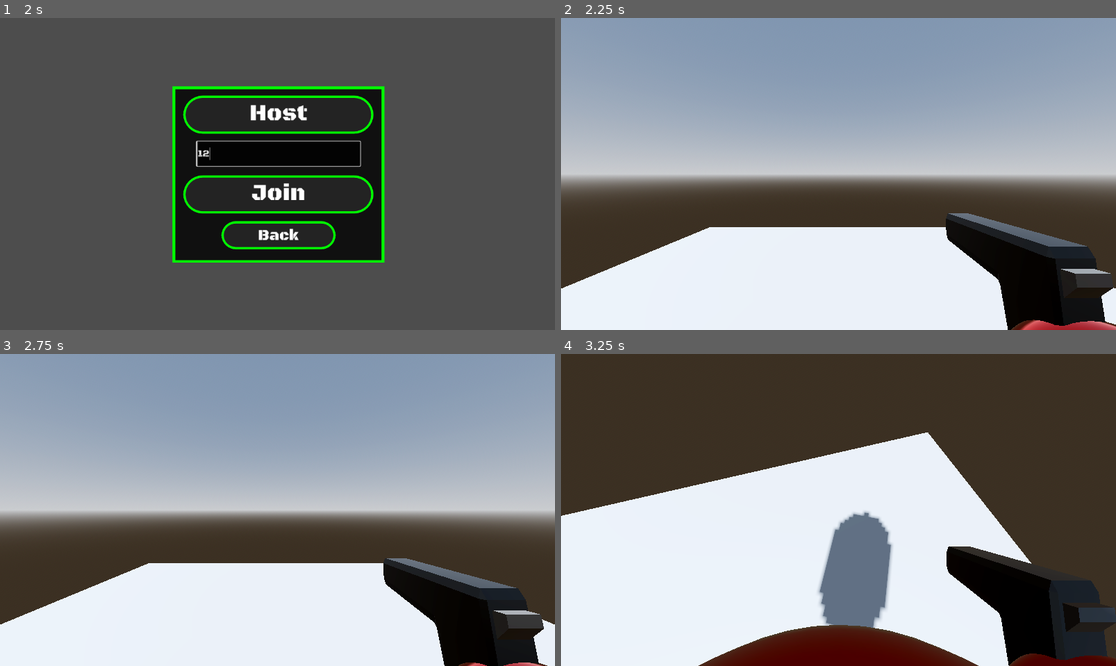
Above: before the commit, frames 1-4 (two rows, left to right).
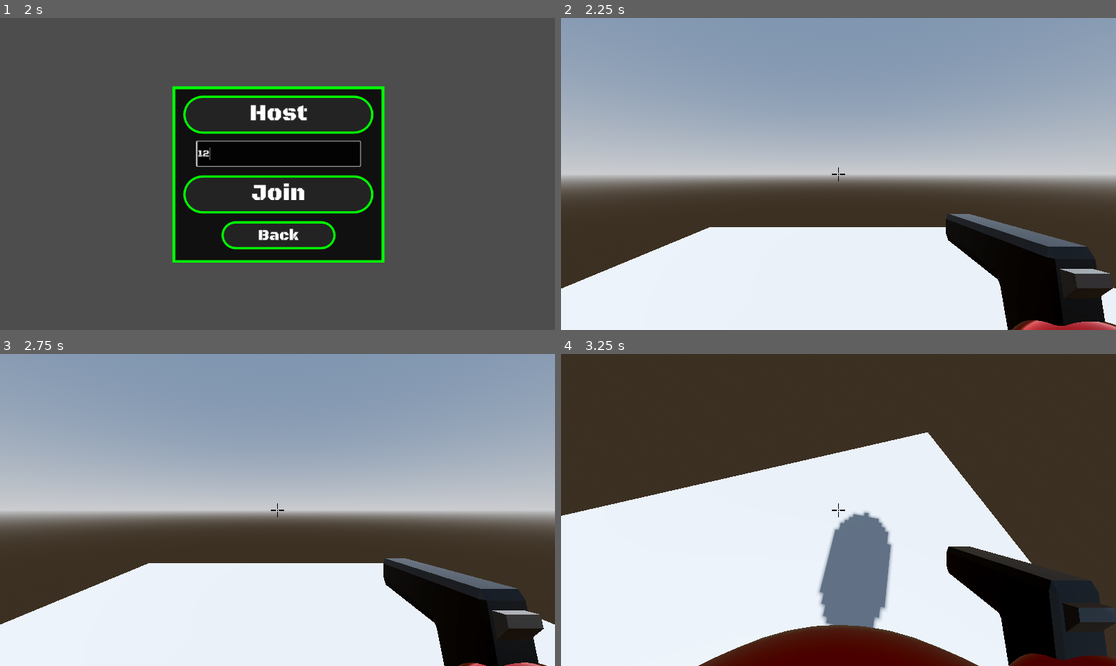
Above: after the commit, the same moments.

Repository: X-3maar/Online_Multiplayer
Game: Godot game, scene res://Scenes/main.tscn
Two runs of this game, one before a commit and one after it. Both use one fixed random seed, a clock stepped at 60 frames per second and the inputs below.
Inputs (mouse positions are in pixels of both pictures, inside the frame that each line leads up to):
- Up to frame 1 (2 s): click "Play" at 0.5 s; click (277, 152) at 1.27 s; type "12" at 1.35 s
- Up to frame 2 (2.25 s): click "Host" at 2 s
- Up to frame 3 (2.75 s): no input
- Up to frame 4 (3.25 s): tap Enter (ui_accept) at 2.75, 3.02 s; move the mouse to (866, 510) at 2.77 s; hold W (move_up) from 2.78 s (still down); click (866, 510) at 2.85 s

Frame 1 is identical in both runs. In frame 2, 0.1% of the frame differs, in the area x 48-100%, y 47-100%; in frame 3, 0.1%; in frame 4, less than 0.1%.

Commit message:
added some pvp stuff

Diff:
--- a/online-multiplayer/Scenes/player.tscn
+++ b/online-multiplayer/Scenes/player.tscn
@@ -2,6 +2,7 @@
 
 [ext_resource type="Script" uid="uid://blx0wdvqr1cre" path="res://Scripts/player.gd" id="1_v0iea"]
 [ext_resource type="Texture2D" uid="uid://bg8cdcr0kmixc" path="res://Assets/star_06.png" id="2_cvnsp"]
+[ext_resource type="Texture2D" uid="uid://di6p6mw0ohb3d" path="res://Assets/cross.png" id="3_6t5aa"]
 
 [sub_resource type="SceneReplicationConfig" id="SceneReplicationConfig_cvnsp"]
 properties/0/path = NodePath(".:position")
@@ -322,3 +323,26 @@
 
 [node name="AnimationPlayer" type="AnimationPlayer" parent="Camera/Hand" unique_id=1418887393]
 libraries/ = SubResource("AnimationLibrary_6t5aa")
+autoplay = &"idle"
+
+[node name="TextureRect" type="TextureRect" parent="Camera" unique_id=736881008]
+anchors_preset = 8
+anchor_left = 0.5
+anchor_top = 0.5
+anchor_right = 0.5
+anchor_bottom = 0.5
+offset_left = -14.0
+offset_top = -14.5
+offset_right = 14.0
+offset_bottom = 14.5
+grow_horizontal = 2
+grow_vertical = 2
+texture = ExtResource("3_6t5aa")
+expand_mode = 1
+
+[node name="RayCast3D" type="RayCast3D" parent="Camera" unique_id=721612231]
+transform = Transform3D(1, -7.1054274e-15, -7.1054274e-15, -7.1054274e-15, 1, 0, -7.1054274e-15, -6.211762e-22, 1, 0, 0, 0)
+target_position = Vector3(0, 0, -100)
+collision_mask = 2
+
+[connection signal="animation_finished" from="Camera/Hand/AnimationPlayer" to="." method="_on_animation_player_animation_finished"]
--- a/online-multiplayer/Scripts/player.gd
+++ b/online-multiplayer/Scripts/player.gd
@@ -4,7 +4,8 @@
 @onready var animation: AnimationPlayer = $Camera/Hand/AnimationPlayer
 @onready var gpu_particles_3d: GPUParticles3D = $Camera/Hand/Pistol/GPUParticles3D
 @onready var multiplayer_synchronizer: MultiplayerSynchronizer = $MultiplayerSynchronizer
-
+@onready var ray_cast_3d: RayCast3D = $Camera/RayCast3D
+var health = 5.0
 const SPEED = 10
 const JUMP_VELOCITY = 5
 var lock = false
@@ -26,10 +27,10 @@
 			camera.rotation.x = clamp(camera.rotation.x - event.relative.y * 0.01,deg_to_rad(-60),deg_to_rad(60))
 
 	if Input.is_action_just_pressed("shoot") and animation.current_animation != "shoot":
-		animation.stop()
-		animation.play("shoot")
-		gpu_particles_3d.restart()
-		gpu_particles_3d.emitting = true
+		sho_eff.rpc()
+		if ray_cast_3d.is_colliding():
+			var target = ray_cast_3d.get_collider()
+			target.damage.rpc_id(target.get_multiplayer_authority())
 func _physics_process(delta: float) -> void:
 
 	if !is_multiplayer_authority():
@@ -66,4 +67,24 @@
 	else:
 		velocity.x = move_toward(velocity.x, 0, SPEED)
 		velocity.z = move_toward(velocity.z, 0, SPEED)
+
 	move_and_slide()
+
+@rpc("call_local")
+func sho_eff():
+	animation.stop()
+	animation.play("shoot")
+	gpu_particles_3d.restart()
+	gpu_particles_3d.emitting = true
+
+
+func _on_animation_player_animation_finished(anim_name: StringName) -> void:
+	if anim_name == "shoot":
+		animation.play("idle")
+
+@rpc("any_peer")
+func damage():
+	health -= 1.0
+	if health == 0:
+		global_position = Vector3.ZERO
+		health = 5
Binary file added: online-multiplayer/Assets/cross.png
Not shown, added: online-multiplayer/Assets/cross.png.import
